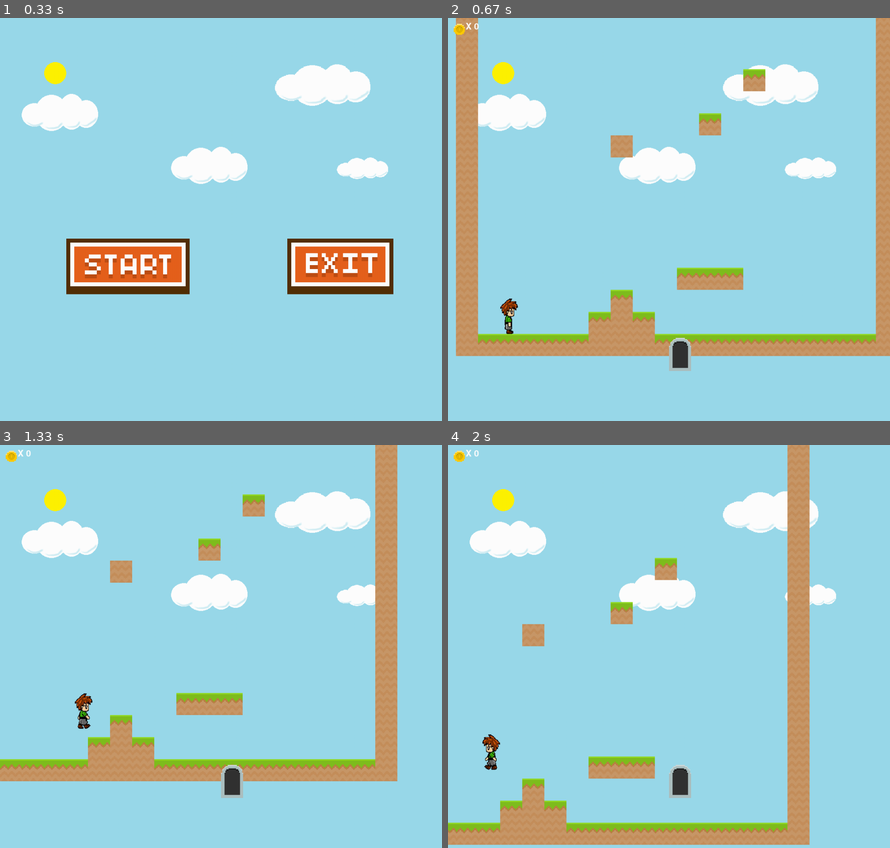
Above: before the commit, frames 1-4 (two rows, left to right).
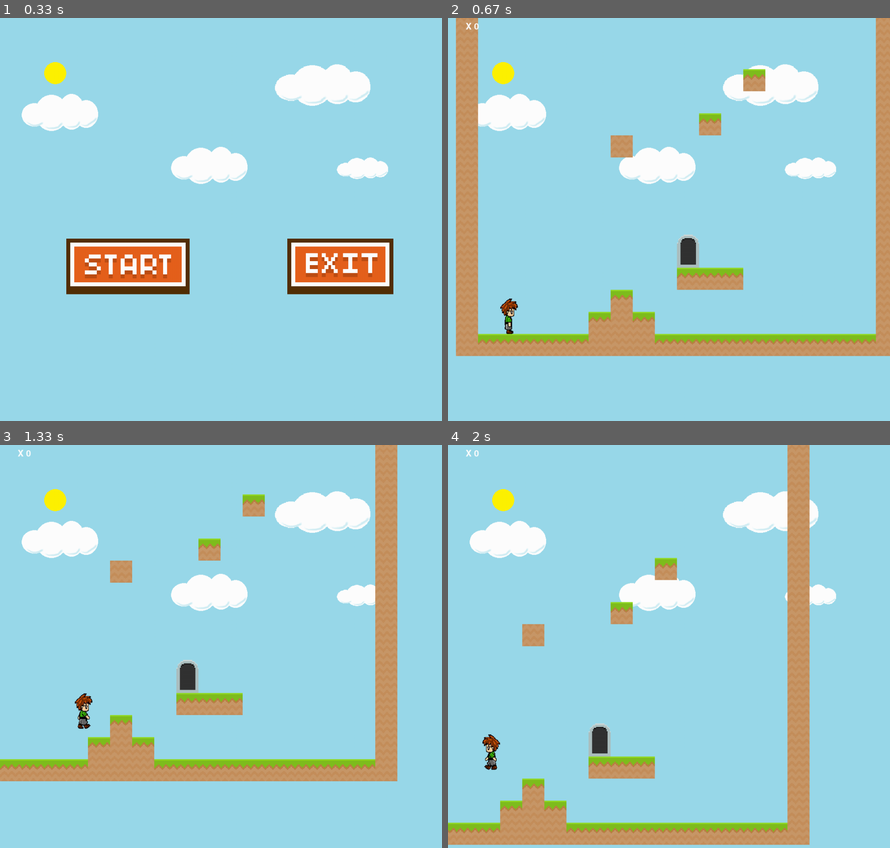
Above: after the commit, the same moments.

Repository: BHalpert/PyGamePlaformGame
Game: pygame game, started from main.py
Same seed, same stepped clock (60 frames per second), same inputs: the game is played once before the commit and once after it.
Inputs (mouse positions are in pixels of both pictures, inside the frame that each line leads up to):
- Up to frame 1 (0.33 s): no input
- Up to frame 2 (0.67 s): click (576, 267) at 0.38 s
- Up to frame 3 (1.33 s): hold Right 0.67-1.13 s; move the mouse to (221, 694) at 0.7 s; hold Right from 1.17 s (still down); tap Space at 1.23 s
- Up to frame 4 (2 s): tap Space at 1.53, 1.73 s; release Right at 1.63 s; hold Left from 1.67 s (still down)

Frame 1 is identical in both runs. In frame 2, 0.8% of the frame differs, in the area x 1-57%, y 1-88%; in frame 3, 0.8%, in the area x 1-55%, y 1-88%; in frame 4, 0.8%.

Commit message:
fixed visual errors with sprite groups

Diff:
--- a/main.py
+++ b/main.py
@@ -21,8 +21,8 @@
 pygame.display.set_caption('Platformer')
 
 #define font
-font = pygame.font.SysFont('Bauhaus 93', 70)
-font_score = pygame.font.SysFont('Bauhaus 93', 30)
+font = pygame.font.SysFont('Bauhaus 93', (screen_width//14))
+font_score = pygame.font.SysFont('Bauhaus 93', (screen_width//33))
 
 scroll = [0, 0]
 
@@ -67,7 +67,7 @@
 
 #funtion to reset level
 def reset_level(Level):
-    player.reset(100, screen_height - 130)
+    player.reset((tile_size*2), screen_height - (tile_size * 1.5))
     blob_group.empty()
     platform_group.empty()
     lava_group.empty()
@@ -116,7 +116,7 @@
         dx = 0
         dy = 0
         walk_cooldown = 5
-        col_thresh = 20
+        col_thresh = (tile_size//2.5)
 
         if game_over == 0:
             #  get keypresses
@@ -128,11 +128,11 @@
             if key[pygame.K_SPACE] == False:
                 self.jumped = False
             if key[pygame.K_LEFT]:
-                dx -= 5
+                dx -= (tile_size//10)
                 self.counter += 1
                 self.direction = -1
             if key[pygame.K_RIGHT]:
-                dx += 5
+                dx += (tile_size//10)
                 self.counter += 1
                 self.direction = 1
             if key[pygame.K_LEFT] == False and key[pygame.K_RIGHT] == False:
@@ -157,8 +157,8 @@
 
             # gravity
             self.vel_y += 1  # positive = falling, negative = jumping(moving up)
-            if self.vel_y > 10:
-                self.vel_y = 10
+            if self.vel_y > (tile_size//5):
+                self.vel_y = (tile_size//5)
             dy += self.vel_y
 
             # Checking for collisions(blocks/world)
@@ -217,7 +217,7 @@
 
         elif game_over == -1:
             self.image = self.dead_image
-            draw_text('Game Over!', font, blue, (screen_width // 2) - 200, screen_height // 2)
+            draw_text('Game Over!', font, blue, (screen_width // 2) - (tile_size*4), screen_height // 2)
             if self.rect.y > tile_size:
                 self.rect.y -= 5
 
@@ -235,7 +235,7 @@
         self.counter = 0
         for num in range(1, 5):
             img_right = pygame.image.load(f'Images/img/guy{num}.png')
-            img_right = pygame.transform.scale(img_right, (40, 80))
+            img_right = pygame.transform.scale(img_right, ((tile_size//1.25), (tile_size//.625)))
             img_left = pygame.transform.flip(img_right, True, False)
             self.images_right.append(img_right)
             self.images_left.append(img_left)
@@ -323,6 +323,7 @@
         if abs(self.move_counter) > tile_size:
             self.move_direction *= -1
             self.move_counter *= -1
+            screen.blit(self.image, (self.rect.x - scroll[0], self.rect.y - scroll[1]))
 
 class Platform(pygame.sprite.Sprite):
     def __init__(self, x, y, move_x, move_y):
@@ -344,6 +345,7 @@
         if abs(self.move_counter) > tile_size:
             self.move_direction *= -1
             self.move_counter *= -1
+        screen.blit(self.image, (self.rect.x - scroll[0], self.rect.y - scroll[1]))
 class Lava(pygame.sprite.Sprite):
     def __init__(self, x, y):
         pygame.sprite.Sprite.__init__(self)
@@ -352,6 +354,8 @@
         self.rect = self.image.get_rect()
         self.rect.x = x
         self.rect.y = y
+    def update(self):
+        screen.blit(self.image, (self.rect.x - scroll[0], self.rect.y - scroll[1]))
 class Coin(pygame.sprite.Sprite):
     def __init__(self, x, y):
         pygame.sprite.Sprite.__init__(self)
@@ -359,6 +363,8 @@
         self.image = pygame.transform.scale(img, (tile_size // 2, tile_size // 2))
         self.rect = self.image.get_rect()
         self.rect.center = (x,y)
+    def update(self):
+        screen.blit(self.image, (self.rect.x - scroll[0], self.rect.y - scroll[1]))
 class Exit(pygame.sprite.Sprite):
     def __init__(self, x, y):
         pygame.sprite.Sprite.__init__(self)
@@ -367,6 +373,8 @@
         self.rect = self.image.get_rect()
         self.rect.x = x
         self.rect.y = y
+    def update(self):
+        screen.blit(self.image, (self.rect.x - scroll[0], self.rect.y - scroll[1]))
 
 #instances
 player = Player(100, screen_height - 130)
@@ -389,9 +397,9 @@
 world = World(world_data)
 
 #create buttons
-restart_button = Button(screen_width // 2 - 50, screen_height // 2 - 100, restart_img)
-start_button = Button(screen_width // 2 - 350, screen_height // 2, start_img)
-exit_button = Button(screen_width // 2 + 150, screen_height // 2, exit_img)
+restart_button = Button(screen_width // 2 - tile_size, screen_height // 2 - (tile_size-2), restart_img)
+start_button = Button(screen_width // 2 - (tile_size*7), screen_height // 2, start_img)
+exit_button = Button(screen_width // 2 + (tile_size*3), screen_height // 2, exit_img)
 
 
 # main game loop
@@ -417,17 +425,20 @@
         if game_over == 0: # prevents the blobs from moving when game is over(game_over = -1)
             blob_group.update()  # updates ALL "blob" (enemies)(in blob group)
             platform_group.update()
+            lava_group.update()
+            coin_group.update()
+            exit_group.update()
             #  update score - check if a coin has been collected
             if pygame.sprite.spritecollide(player, coin_group, True):
                 score += 1
                 coin_fx.play()
-            draw_text('X ' + str(score), font_score, white, tile_size - 10, 10)
-
-        blob_group.draw(screen)
-        platform_group.draw(screen)
-        lava_group.draw(screen)
-        coin_group.draw(screen)
-        exit_group.draw(screen)
+            draw_text('X ' + str(score), font_score, white, tile_size - (tile_size//5), (tile_size//5))
+
+        #blob_group.draw(screen)
+        #platform_group.draw(screen)
+        #lava_group.draw(screen)
+        #coin_group.draw(screen)
+        #exit_group.draw(screen)
 
         game_over = player.update(game_over)
 
@@ -450,7 +461,7 @@
                 world = reset_level(level) # deletes past level and creates new level then new world
                 game_over = 0
             else: # end of game
-                draw_text('You Win!', font, blue, (screen_width // 2) - 140, screen_height // 2)
+                draw_text('You Win!', font, blue, (screen_width // 2) - (tile_size*3), screen_height // 2)
                 #restarts game
                 if restart_button.draw():
                     level = 1
